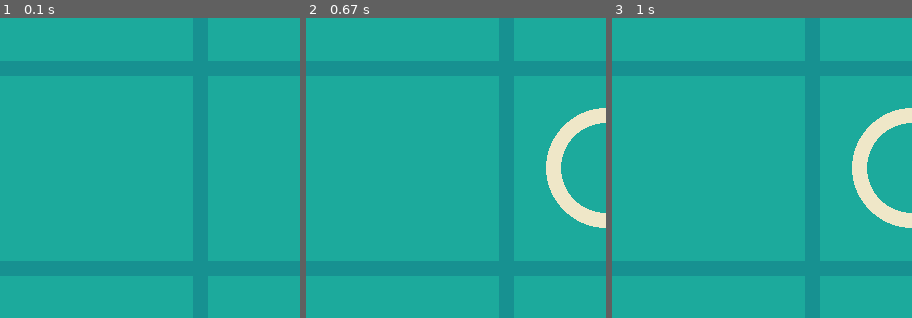
Above: before the commit, frames 1-3 (left to right).
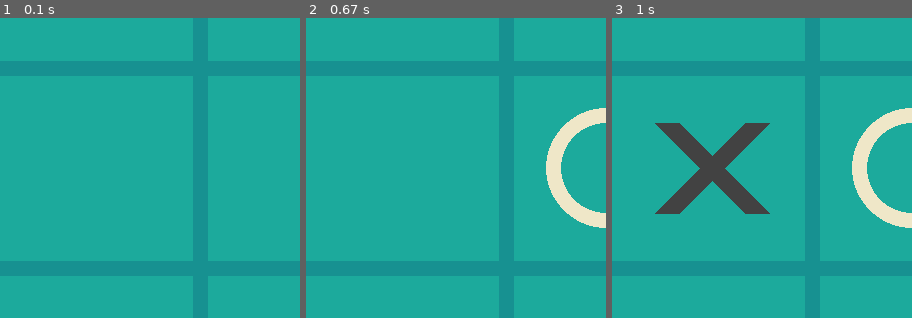
Above: after the commit, the same moments.

Repository: magnus-teschner/PyGame
Game: pygame game, started from main.py
The game is run twice, just before and just after one commit, with the same random seed, the same clock (stepped at 60 frames per second) and the same inputs.
Inputs (mouse positions are % of the whole screen's width and height, from its top left):
- Up to frame 1 (0.1 s): no input
- Up to frame 2 (0.67 s): click (50, 50) at 0.38 s
- Up to frame 3 (1 s): click (26, 51) at 0.72 s
The pictures show only the part of the screen within x 0-50%, y 25-75%; the shares and areas given below are measured in that part.

Frames 1-2 are identical in both runs. In frame 3, 4.7% of the frame differs, in the area x 14-53%, y 35-66%.

Commit message:
Kreis, Kreuz Ausgabe

Diff:
--- a/main.py
+++ b/main.py
@@ -14,6 +14,9 @@
 circle_rad = 60
 circle_width = 15
 circle_color = (239, 231, 200)
+cross_width = 25
+space = 55
+cross_color = (66, 66, 66)
 
 screen = pygame.display.set_mode((width, height))
 screen.fill(bg_color)
@@ -39,7 +42,8 @@
 			if board[row][col] == 1:
 				pygame.draw.circle(screen, circle_color, (int(col * 200 + 100), int(row * 200 + 100)),circle_rad, circle_width)
 			elif board[row][col] == 2:
-				pass
+				pygame.draw.line(screen, cross_color, (col * 200 + space, row *200 + 200 - space), (col * 200 + 200 - space, row * 200 +space), cross_width)
+				pygame.draw.line(screen, cross_color, (col * 200 + space, row * 200 + space),(col * 200 + 200 - space, row * 200 + 200 - space), cross_width)
 
 def mark_square(row, col, player):
 	board[row][col] = player
